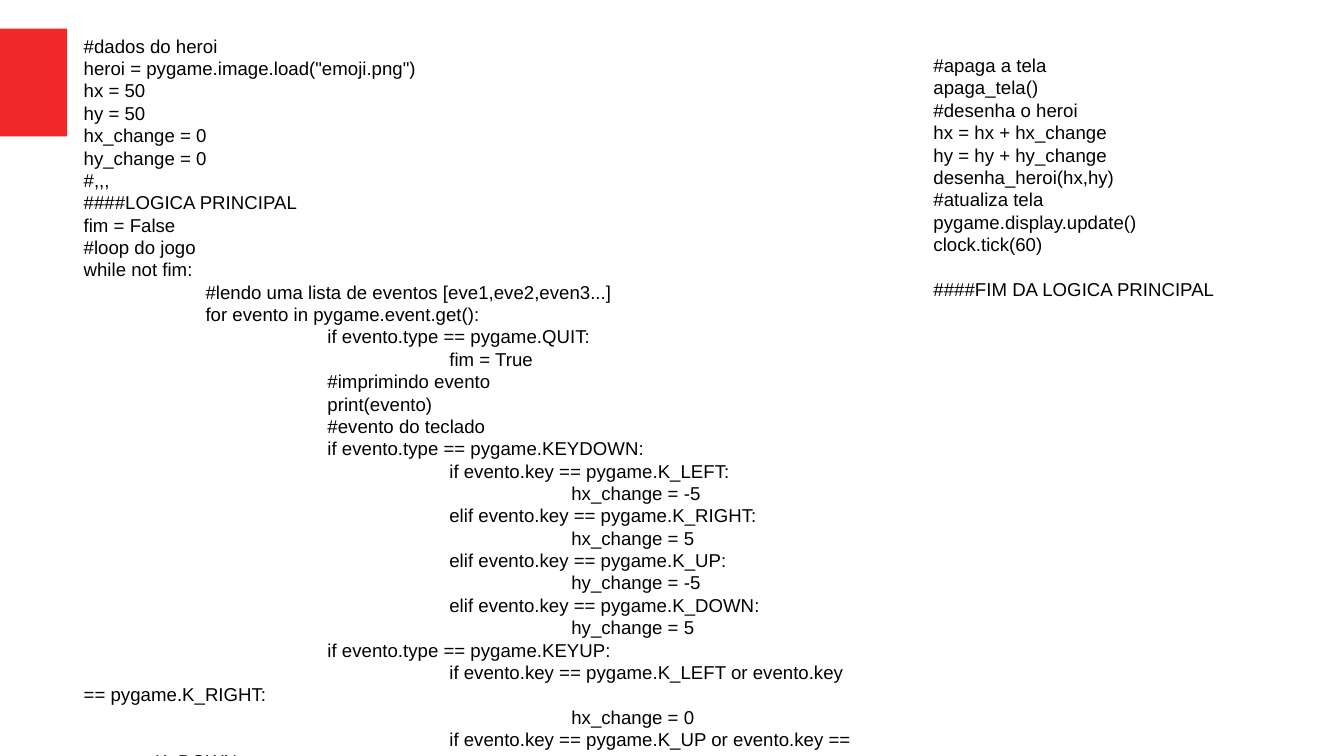
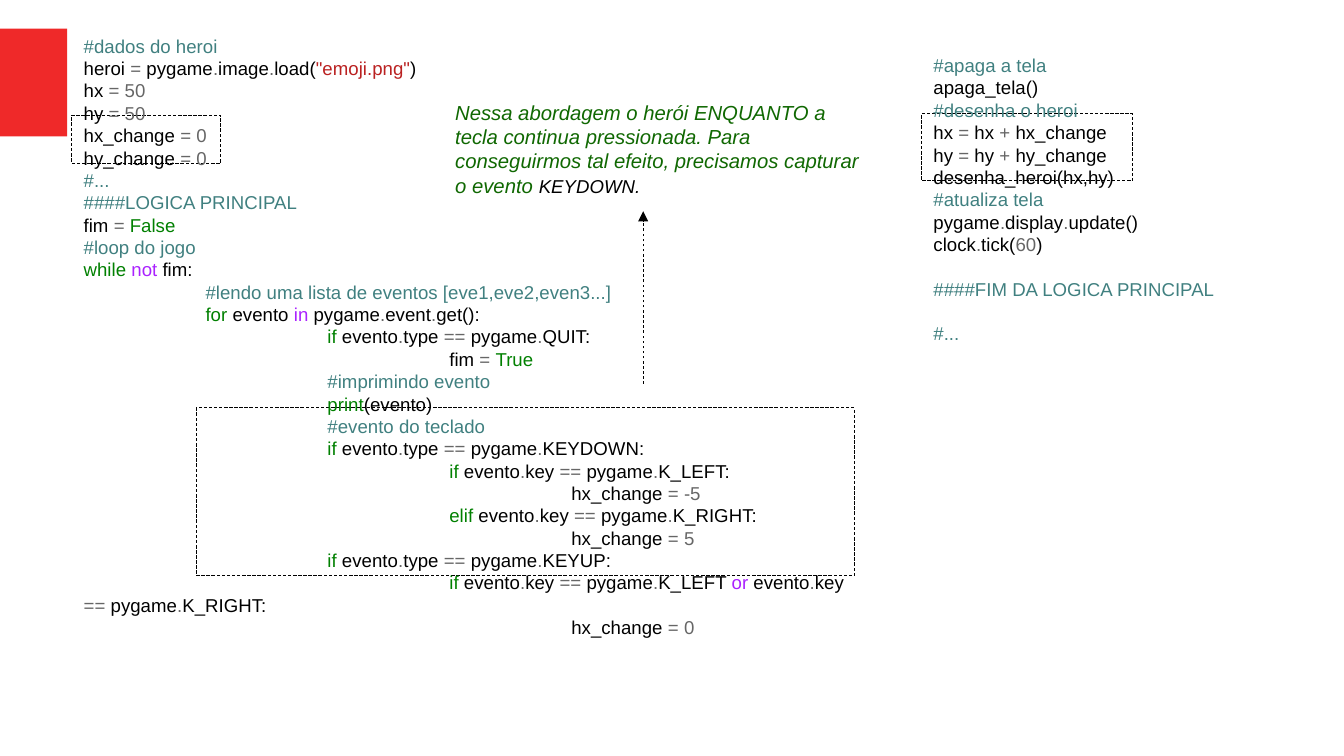
Before and after one commit to jeffersoncarvalho/SESCOMP-2019, a slide deck: slide 11 of curso-pygame.odp. Drawn at 1344x756 pixels with LibreOffice and Linux fonts; fonts in the diff are those of the drawing. Boxes give left, top, right and bottom in pixels: in the first picture for what was removed or moved away, otherwise in the second. Text is boxed around its words. In the diff, an @@ line names an element or a change of style, - is before the commit and + after.

Commit message:
slide final com pdf.

```diff
--- a/curso-pygame.odp
+++ b/curso-pygame.odp
@@ text at (84, 39, 843, 638): text changed; text colour #000000 to #408080 @@
-#,,,
+#...
@@ text at (84, 39, 843, 638): text colour #000000 to #408080 in "#dados do heroi", "####LOGICA PRINCIPAL", "#loop do jogo", "#lendo uma lista de eventos [eve1,eve2,even3...]" and 2 more places; text colour #000000 to #666666 in "= pygame.image.load("emoji.png")", "= 50", "= 50", "= 0" and 13 more places; text colour #000000 to #BA2121 in "pygame.image.load("emoji.png")"; text colour #000000 to #008000 in "False", "while", "for", "if" and 7 more places; text colour #000000 to #AA22FF in "not", "in", "or" @@
@@ text at (933, 58, 1214, 296): paragraph added @@
+#...
@@ text at (933, 58, 1214, 296): text colour #000000 to #408080 in "#apaga a tela", "#desenha o heroi", "#atualiza tela", "####FIM DA LOGICA PRINCIPAL"; text colour #000000 to #666666 in "= +", "= +", "pygame.display.update()", "clock.tick(60)" @@
@@ rectangle added at (72, 115, 221, 162), fill #FFFFFF, outline #000000 0 pt @@
@@ text added at (455, 105, 858, 194), 12 pt, text #106802, italic @@
+Nessa abordagem o herói ENQUANTO a tecla continua pressionada. Para conseguirmos tal efeito, precisamos capturar o evento KEYDOWN.
@@ rectangle added at (922, 113, 1133, 181), fill #FFFFFF, outline #000000 0 pt @@
@@ arrow added from (644, 384) to (644, 211), #000000 0 pt @@
@@ rectangle added at (196, 409, 855, 577), fill #FFFFFF, outline #000000 0 pt @@
@@ text at (449, 553, 760, 638): paragraphs removed @@
-elif evento.key == pygame.K_UP:
-hy_change = -5
-elif evento.key == pygame.K_DOWN:
-hy_change = 5
@@ text at (449, 732, 823, 750): paragraphs removed @@
-if evento.key == pygame.K_UP or evento.key == pygame.K_DOWN:
-hy_change = 0
```
Also in this commit, not shown: 9 other slides changed, 1 other file.
